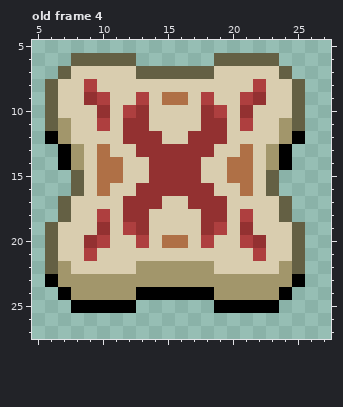
Edited in one commit: pixel-art file (Assets/Sprites/UI/Cancel Button 2.aseprite). Above is the file before it was changed.
32x32 pixels, 5 frames. Shown: old frame 4: x 5..27, y 5..27.
The same view after the edit:
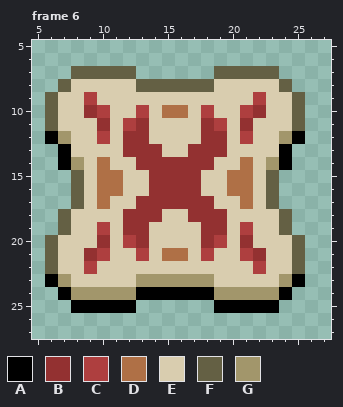
Palette (. is transparent): A #000000  B #933131  C #ae3f3f  D #af7046  E #d9cdaf  F #646044  G #a2966b
A new or re-ordered frame is compared with the old frame closest to it.
What changed:
frames 5 -> 6
--- frame 6 is new; against old frame 4, layer "Layer 1"
@@ x 5..27 @@
  5 .......................
- 6 ...FFFFF......FFFFF....
- 7 ..FEEEEEFFFFFFEEEEEF...
- 8 .FEECEEEEEEEEEEEECEEF..
- 9 .FEEBCEECEDDECEECBEEF..
-10 .FEEEBECBEEEEBCEBEEEF..
-11 .FGEECEBBEEEEBBECEEGF..
-12 .AGEEEEBBBEEBBBEEEEGA..
-13 ..AGEDEEBBBBBBEEDEGA...
-14 ..AGEDDEEBBBBEEDDEGA...
+ 6 .......................
+ 7 ...FFFFF......FFFFF....
+ 8 ..FEEEEEFFFFFFEEEEEF...
+ 9 .FEECEEEEEEEEEEEECEEF..
+10 .FEEBCEECEDDECEECBEEF..
+11 .FEEEBECBEEEEBCEBEEEF..
+12 .AGEECEBBEEEEBBECEEGA..
+13 ..AEEEEBBBEEBBBEEEEA...
+14 ..AGEDEEBBBBBBEEDEGA...
 15 ...FEDDEEBBBBEEDDEF....
-16 ...FEDEEBBBBBBEEDEF....
-17 ..FEEEEBBBEEBBBEEEEF...
-18 ..FEECEBBEEEEBBECEEF...
-19 .FEEEBECBEEEEBCEBEEEF..
-20 .FEEBCEECEDDECEECBEEF..
-21 .FEECEEEEEEEEEEEECEEF..
-22 .FGEEEEEGGGGGGEEEEEGF..
-23 .AGGGGGGGGGGGGGGGGGGA..
+16 ...FEDDEEBBBBEEDDEF....
+17 ...FEDEEBBBBBBEEDEF....
+18 ..FEEEEBBBEEBBBEEEEF...
+19 ..FEECEBBEEEEBBECEEF...
+20 .FEEEBECBEEEEBCEBEEEF..
+21 .FEEBCEECEDDECEECBEEF..
+22 .FEECEEEEEEEEEEEECEEF..
+23 .AGEEEEEGGGGGGEEEEEGA..
 24 ..AGGGGGAAAAAAGGGGGA...
Boxes around the changes in both pictures, in picture pixels (x1, y1, x2, y2):
changed: (45, 53, 305, 287)
